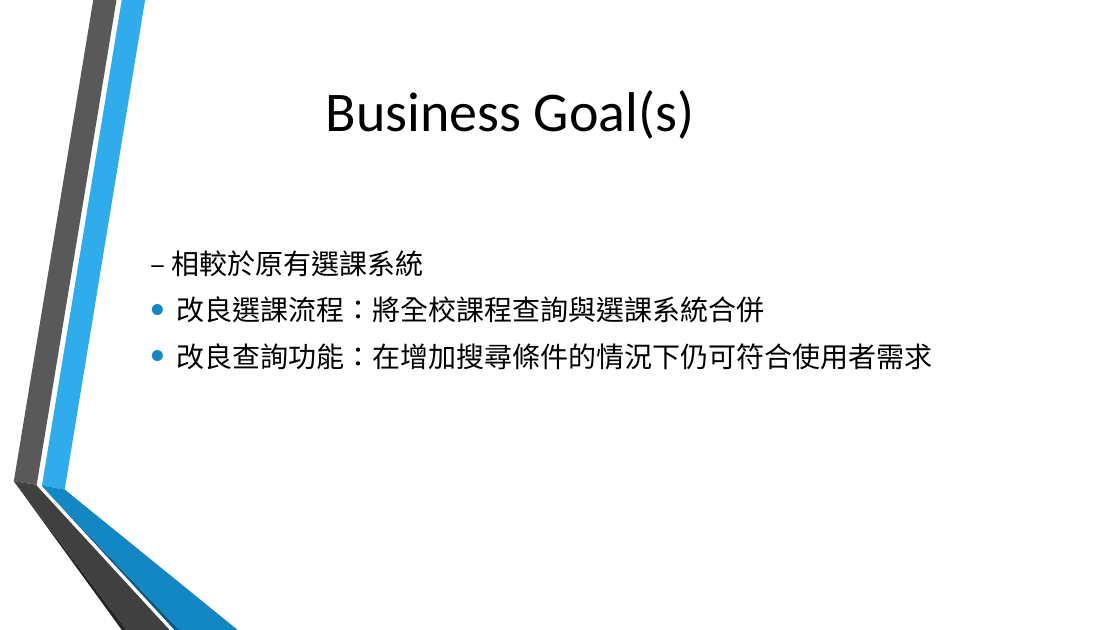
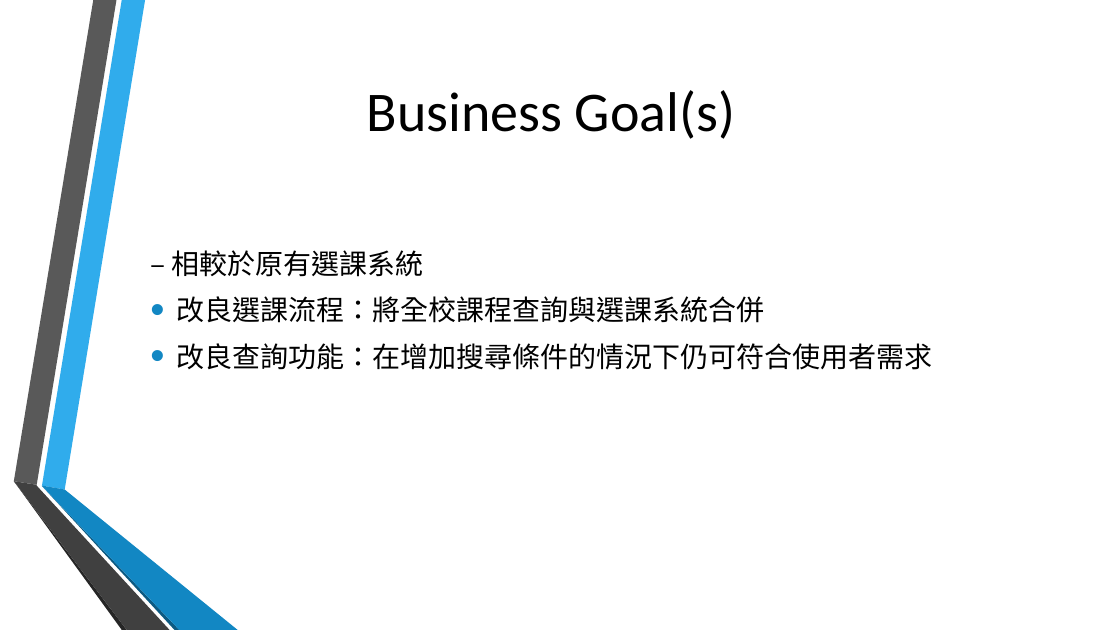
Before and after one commit to TeamTOS/courseSelecting, a slide deck: slide 5 of 期末結案.pptx. Drawn at 1120x630 pixels with LibreOffice and Linux fonts; fonts in the diff are those of the drawing; background and template pictures are left out. Boxes give left, top, right and bottom in pixels: in the first picture for what was removed or moved away, otherwise in the second. Text is boxed around its words. In the diff, an @@ line names an element or a change of style, - is before the commit and + after.

```diff
--- a/期末結案.pptx
+++ b/期末結案.pptx
@@ title "Business Goal(s)" moved from (x1=326, y1=90, x2=694, y2=139) to (x1=367, y1=90, x2=735, y2=139) @@
```
Also in this commit, not shown: 7 other slides changed, 8 slides added.
